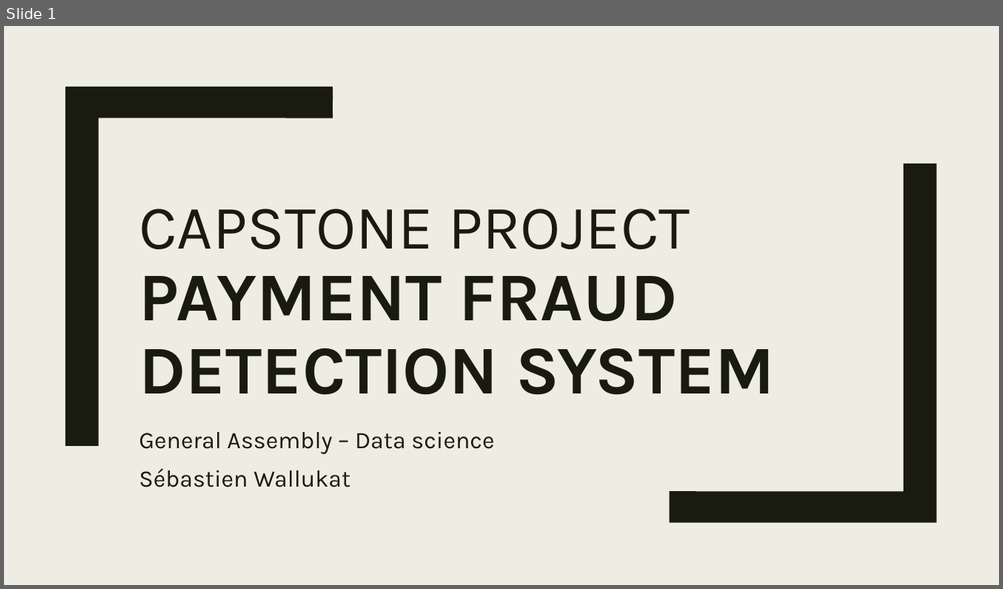
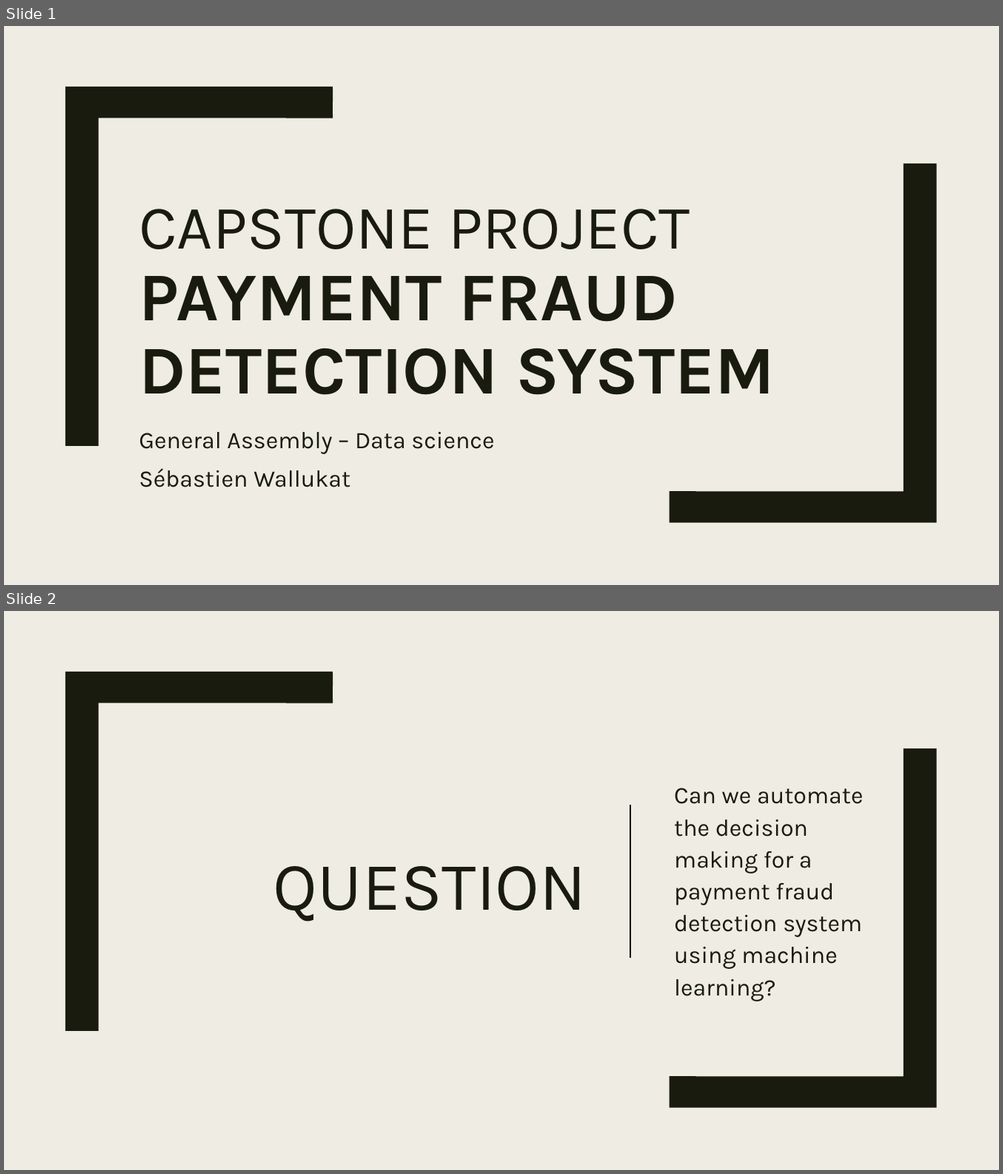
Before and after one commit to sebawall/project_sebastien, a slide deck: Project presentation.pptx. Shown one above the other, each under a label of ours: slide 1 before the commit, slides 1 and 2 after it. The pictures are 1003x589 and 1003x1174 pixels, drawn with LibreOffice and Linux fonts; fonts in the diff are those of the drawing. Boxes give left, top, right and bottom in pixels: in the first picture for what was removed or moved away, otherwise in the second. Text is boxed around its words. In the diff, an @@ line names an element or a change of style, - is before the commit and + after.

```diff
--- a/Project presentation.pptx
+++ b/Project presentation.pptx
@@ slide 2 added at (4,611,999,1170), background #EFEDE3 @@
@@ rectangle added at (4,611,999,1170), fill #EFEDE3 @@
@@ rectangle added at (42,611,62,1170), fill #191B0E @@
@@ freeform shape added at (65,672,333,1031), fill #191B0E @@
@@ freeform shape added at (669,749,936,1108), fill #191B0E @@
@@ text added at (674,788,862,1002), 23 pt, text #191B0E @@
+Can we automate the decision making for a payment fraud detection system using machine learning?
@@ line added from (630, 806) to (630, 957), #000000 2 pt @@
@@ title added at (273,866,586,922), 66 pt, text #191B0E @@
+QUESTION
```
Also in this commit, not shown: 6 slides changed, 2 other slides added, 1 slide removed, 2 other files.
